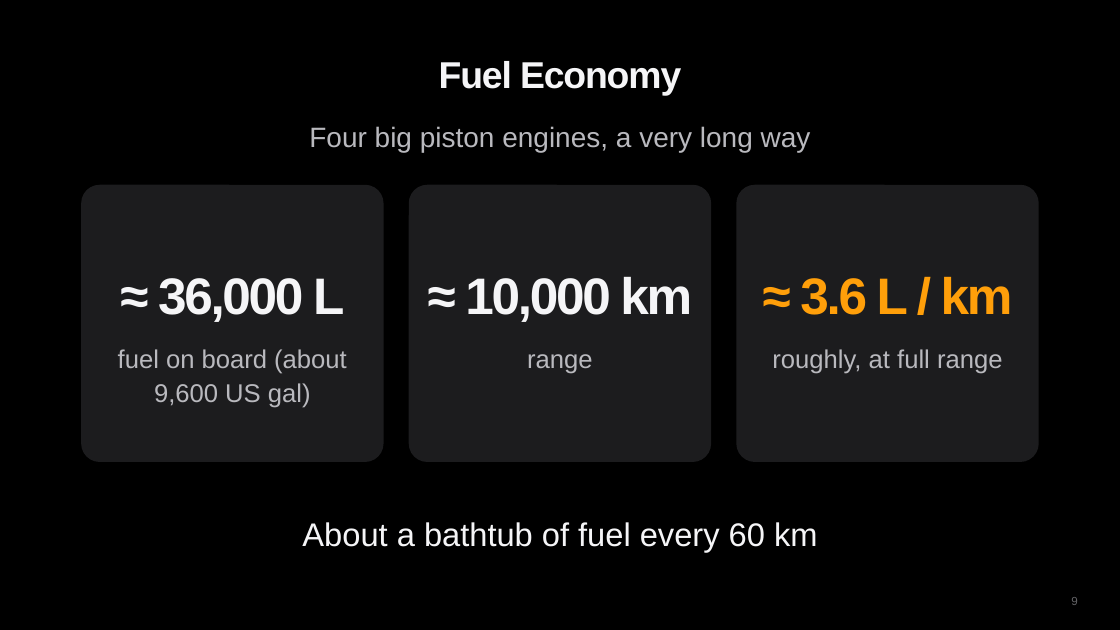
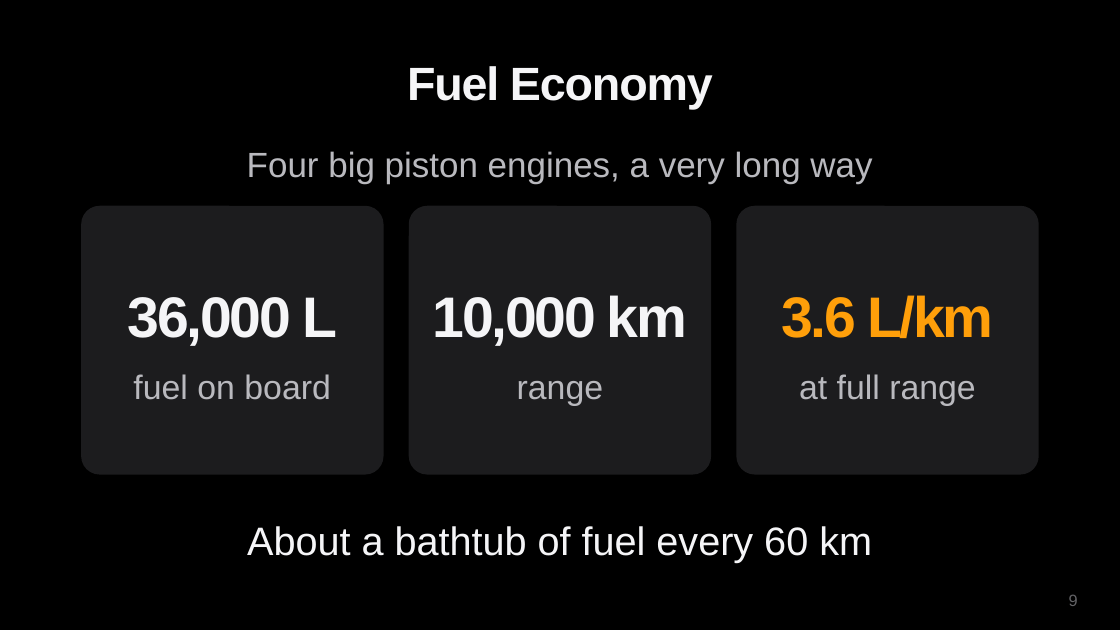
Before and after one commit to diuneilomochaufahai/claude, a slide deck: slide 9 of Constellation_Visual_Pitch_EN.pptx. Drawn at 1120x630 pixels with LibreOffice and Linux fonts; fonts in the diff are those of the drawing. Boxes give left, top, right and bottom in pixels: in the first picture for what was removed or moved away, otherwise in the second. Text is boxed around its words. In the diff, an @@ line names an element or a change of style, - is before the commit and + after.

```diff
--- a/Constellation_Visual_Pitch_EN.pptx
+++ b/Constellation_Visual_Pitch_EN.pptx
@@ title "Fuel Economy" moved from (x1=439, y1=61, x2=681, y2=95) to (x1=407, y1=66, x2=713, y2=109) @@
@@ title "Fuel Economy" at (x1=407, y1=66, x2=713, y2=109): size 32 to 40 pt @@
@@ text "Four big piston engines, a ..." moved from (x1=309, y1=126, x2=811, y2=152) to (x1=247, y1=151, x2=872, y2=184) @@
@@ text "Four big piston engines, a ..." at (x1=247, y1=151, x2=872, y2=184): size 24 to 30 pt; more space between paragraphs @@
@@ rounded rectangle resized from (x1=82, y1=185, x2=384, y2=462) to (x1=82, y1=206, x2=384, y2=475) @@
@@ rounded rectangle resized from (x1=409, y1=185, x2=712, y2=462) to (x1=409, y1=206, x2=712, y2=475) @@
@@ proportions changed in 3 elements at (x1=82, y1=206, x2=384, y2=475), (x1=409, y1=206, x2=712, y2=475), (x1=737, y1=206, x2=1039, y2=475) @@
@@ rounded rectangle resized from (x1=737, y1=185, x2=1039, y2=462) to (x1=737, y1=206, x2=1039, y2=475) @@
@@ text at (x1=128, y1=297, x2=337, y2=346): text changed; size 44 to 49 pt @@
-≈ 36,000 L
+36,000 L
@@ text at (x1=433, y1=295, x2=687, y2=346): text changed; size 44 to 49 pt @@
-≈ 10,000 km
+10,000 km
@@ text at (x1=781, y1=295, x2=993, y2=338): text changed; size 44 to 49 pt @@
-≈ 3.6 L / km
+3.6 L/km
@@ text at (x1=133, y1=374, x2=331, y2=400): text changed; size 22 to 29 pt @@
-fuel on board (about 9,600 US gal)
+fuel on board
@@ text "range" moved from (x1=527, y1=354, x2=592, y2=374) to (x1=517, y1=381, x2=604, y2=405) @@
@@ text "range" at (x1=517, y1=381, x2=604, y2=405): size 22 to 29 pt @@
@@ text at (x1=799, y1=374, x2=976, y2=405): text changed; size 22 to 29 pt @@
-roughly, at full range
+at full range
@@ text "About a bathtub of fuel ..." moved from (x1=302, y1=522, x2=818, y2=552) to (x1=247, y1=526, x2=872, y2=563) @@
@@ text "About a bathtub of fuel ..." at (x1=247, y1=526, x2=872, y2=563): size 28 to 34 pt; more space between paragraphs @@
@@ page number at (x1=1069, y1=595, x2=1078, y2=606): size 10 to 14 pt @@
```
Also in this commit, not shown: 27 other slides changed, 1 slide removed, 2 other files.
